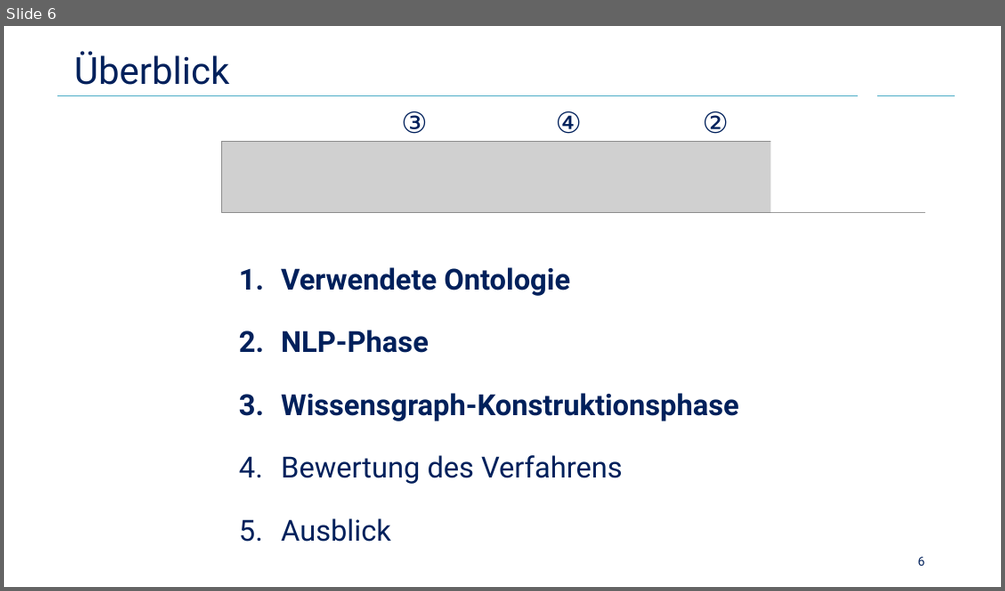
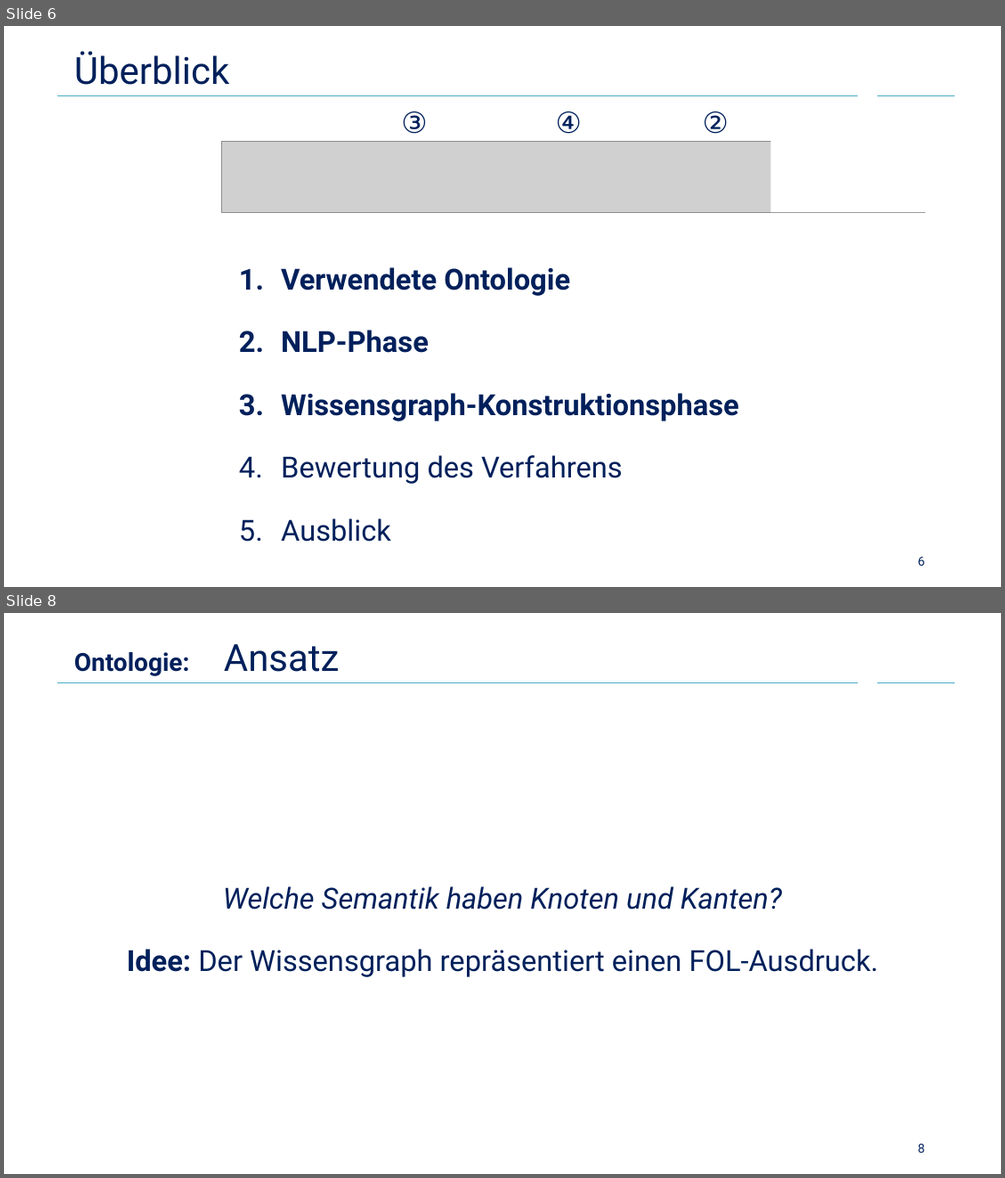
Before and after one commit to Cortys/bachelor-thesis, a slide deck: presentation/presentation.pptx. Shown one above the other, each under a label of ours: slide 6 before the commit, slides 6 and 8 after it; the slides between them are not shown. The pictures are 1005x591 and 1005x1178 pixels, drawn with LibreOffice and Linux fonts; fonts in the diff are those of the drawing; grey boxes stand for pictures; background and template pictures are left out. Boxes give left, top, right and bottom in pixels: in the first picture for what was removed or moved away, otherwise in the second. Text is boxed around its words. In the diff, an @@ line names an element or a change of style, - is before the commit and + after.

```diff
--- a/presentation/presentation.pptx
+++ b/presentation/presentation.pptx
@@ slide 8 added at [4,613,1001,1174], background #FFFFFF; not listed: 2 template elements that a slide beside it also shows @@
@@ title added at [74,644,340,676], 24 pt, text #00205B, bold @@
+Ontologie: Ansatz
@@ text added at [127,886,879,977], 28 pt, text #00205B @@
+Welche Semantik haben Knoten und Kanten?
+Idee: Der Wissensgraph repräsentiert einen FOL-Ausdruck.
@@ page number added at [918,1143,925,1152], 12 pt, text #00205B @@
+8
```
Also in this commit, not shown: 14 other slides added, 18 other files.
